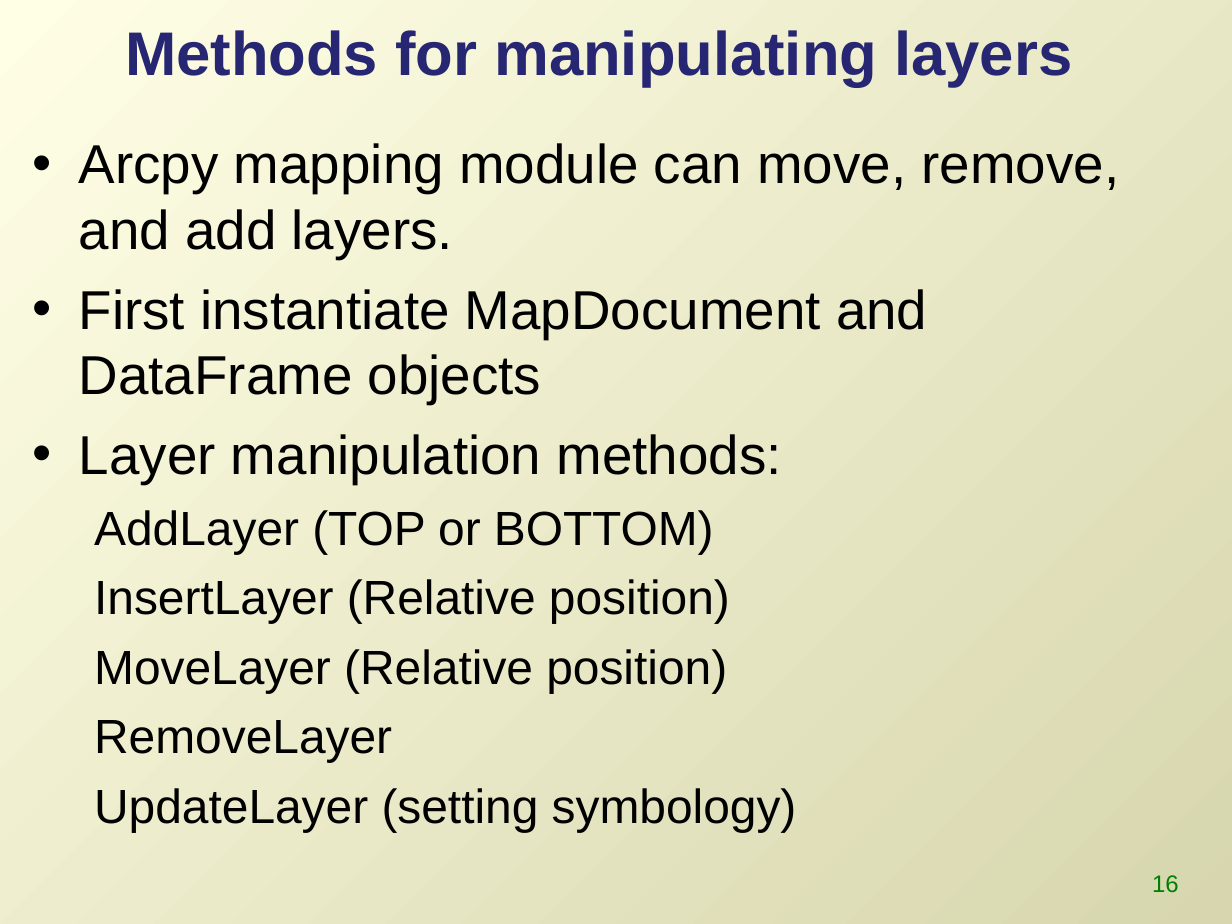
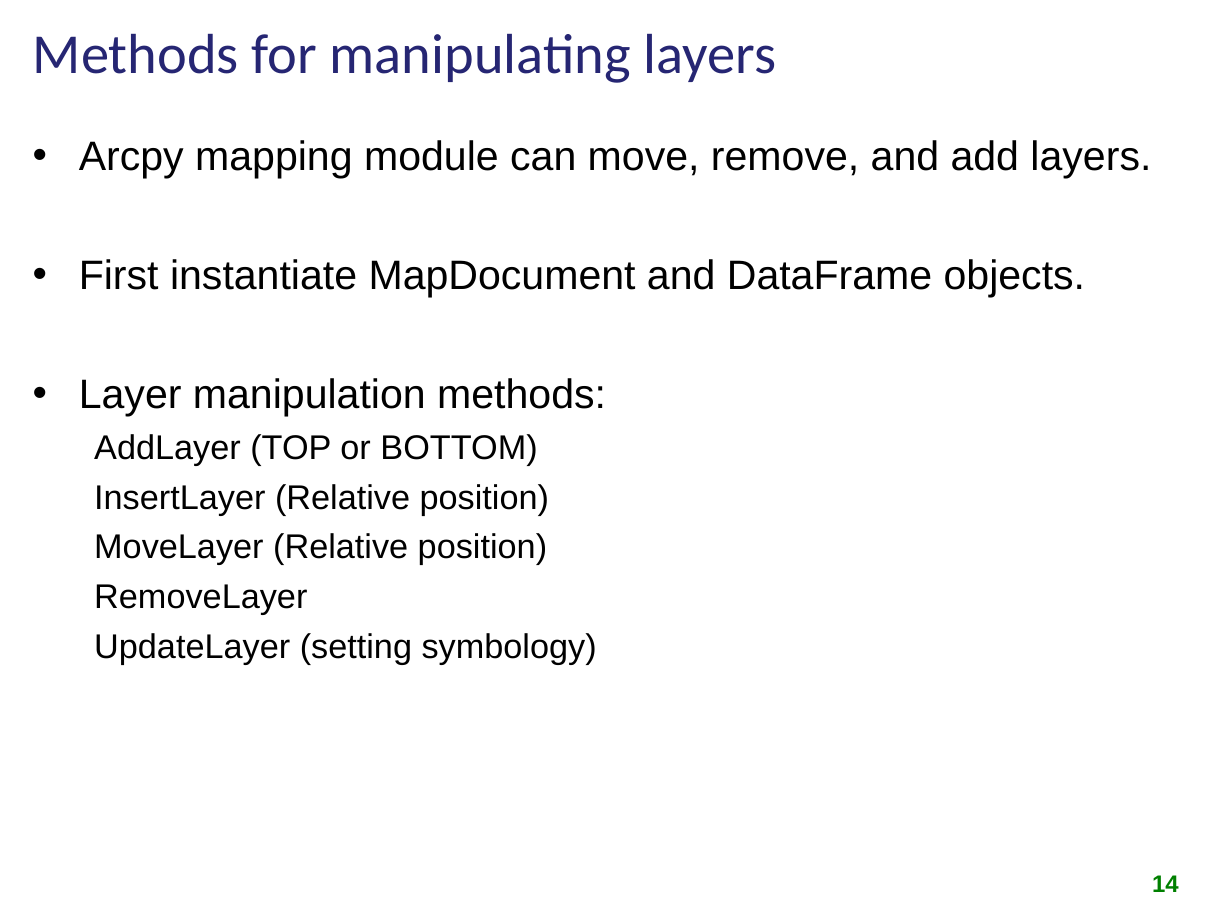
Before and after one commit to lgtateos/gis540, a slide deck: slide 14 of slides/arcpyMapping.ppt (slide 16 before the commit). Drawn at 1232x924 pixels with LibreOffice and Linux fonts; fonts in the diff are those of the drawing. Boxes give left, top, right and bottom in pixels: in the first picture for what was removed or moved away, otherwise in the second. Text is boxed around its words. In the diff, an @@ line names an element or a change of style, - is before the commit and + after.

```diff
--- a/slides/arcpyMapping.ppt
+++ b/slides/arcpyMapping.ppt
@@ background gradient #FFFFE6 to #D7D6AE to #FFFFFF @@
@@ title "Methods for manipulating layers" moved from (x1=125, y1=30, x2=1072, y2=87) to (x1=33, y1=33, x2=776, y2=83) @@
@@ title "Methods for manipulating layers" at (x1=33, y1=33, x2=776, y2=83): size 36 to 33 pt, font Arial to Calibri, bold off @@
@@ text at (x1=79, y1=140, x2=1151, y2=664): size 32 to 24 pt in "Arcpy mapping module can move, remove, and ...", "Layer manipulation methods:"; size 28 to 20 pt in "AddLayer (TOP or BOTTOM)", "InsertLayer (Relative position)", "MoveLayer (Relative position)", "RemoveLayer" and 1 more places; less space between paragraphs @@
@@ text at (x1=79, y1=259, x2=1085, y2=297): text changed; size 32 to 24 pt @@
-• First instantiate MapDocument and DataFrame objects
+• First instantiate MapDocument and DataFrame objects.
@@ page number at (x1=1152, y1=875, x2=1179, y2=892): text changed; bold on @@
-16
+14
```
Also in this commit, not shown: 25 other slides changed, 7 slides added, 3 slides removed.
